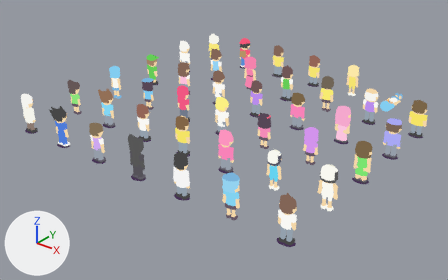
The Blender file port/characters/experiments/cast-concepts/cast.blend as it was, and as the next commit left it.
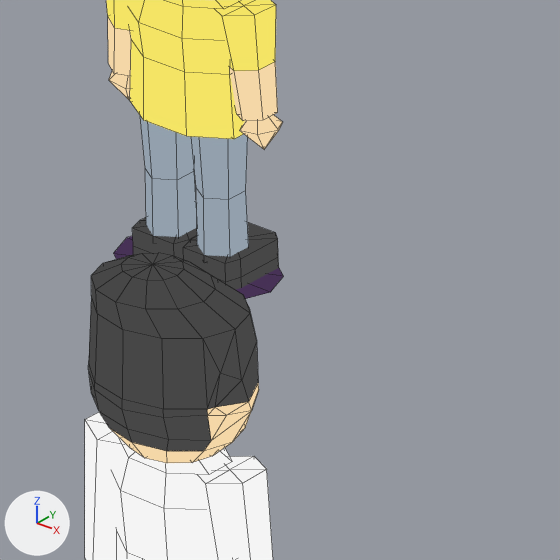
The first picture shows the older version from a camera (50 mm lens) standing at (29.7, -18.9, 15.6) and looking at (8.7, 7.3, -0.7). The close-ups show the older and then the newer version on the part from 37% to 48% of the width and 47% to 64% of the height of that picture. Only the edits that show in the close-ups are written down. Every picture has the same lights, and +X, +Y and +Z are marked at lower left. The close-ups show mesh edges as thin lines.

The first close-up shows 'head scalp ears nose', 'joined garment', 'joined garment.003', 'joined sleeve hand', 'joined sleeve hand.001', 'joined sleeve hand.006', 'joined sleeve hand.007', 'shadow.008', 'trousers shoe.006', 'trousers shoe.007'.
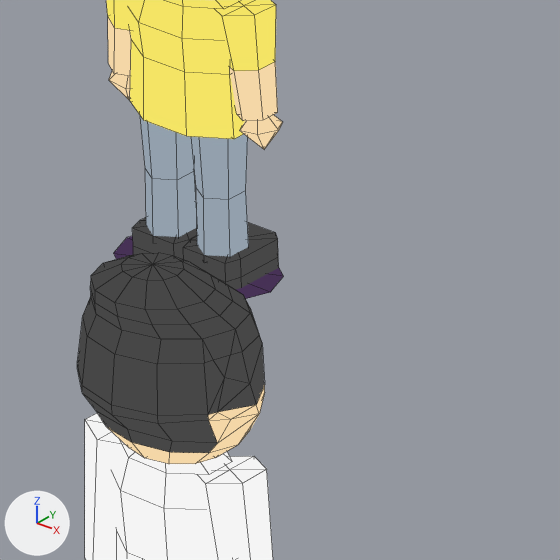
Location of each change, [x1, y1, x2, y2] in pixels of the close-ups (560 x 560 px; the box of a moved part takes in the faces that stretch with it):
'head scalp ears nose', reshaped (10% wider): before [88, 253, 259, 463]; after [77, 253, 265, 464]
part 1 of me_head_scalp_ears_nose, moved or reshaped: before [88, 278, 259, 463]; after [77, 278, 265, 464]

The edits, one by one:
me_head_scalp_ears_nose is used by ob_head_scalp_ears_nose; parent ob_sam; location (0.0, 0.0, 0.0).
me_head_scalp_ears_nose had 104 vertices, 126 faces and spanned x -0.42..0.42, y -0.3..0.38, z 1.54..2.31.
me_head_scalp_ears_nose now has 134 vertices, 156 faces and spans x -0.462..0.462, y -0.36..0.345, z 1.54..2.31.
Part 1, on me_head_scalp_ears_nose:
4 vertices are removed from x -0.371..0.299, y -0.14..0.26, z 1.94..2.16.
40 faces are deleted.
5 vertices in x -0.188..-0.173, y -0.236..0.26, z 1.54..2.025 move by (-0.018, 0.0, 0.0).
4 vertices in x 0.173..0.188, y -0.236..0.26, z 1.54..1.82 move by (0.018, 0.0, 0.0).
57 vertices move from x -0.42..0.42, y -0.3..0.38, z 1.54..2.23 to x -0.462..0.462, y -0.36..0.345, z 1.54..2.23.
34 vertices are added at x -0.446..0.38, y -0.331..0.298, z 1.855..2.194.
6 new faces join them, mat_face_004 (picture img_round_tech_face_png), smooth.
61 new faces join them, mat_hair_004 (dark grey #474747), smooth.
3 new faces join them, mat_skin_014 (beige #f4d7a7), smooth.
